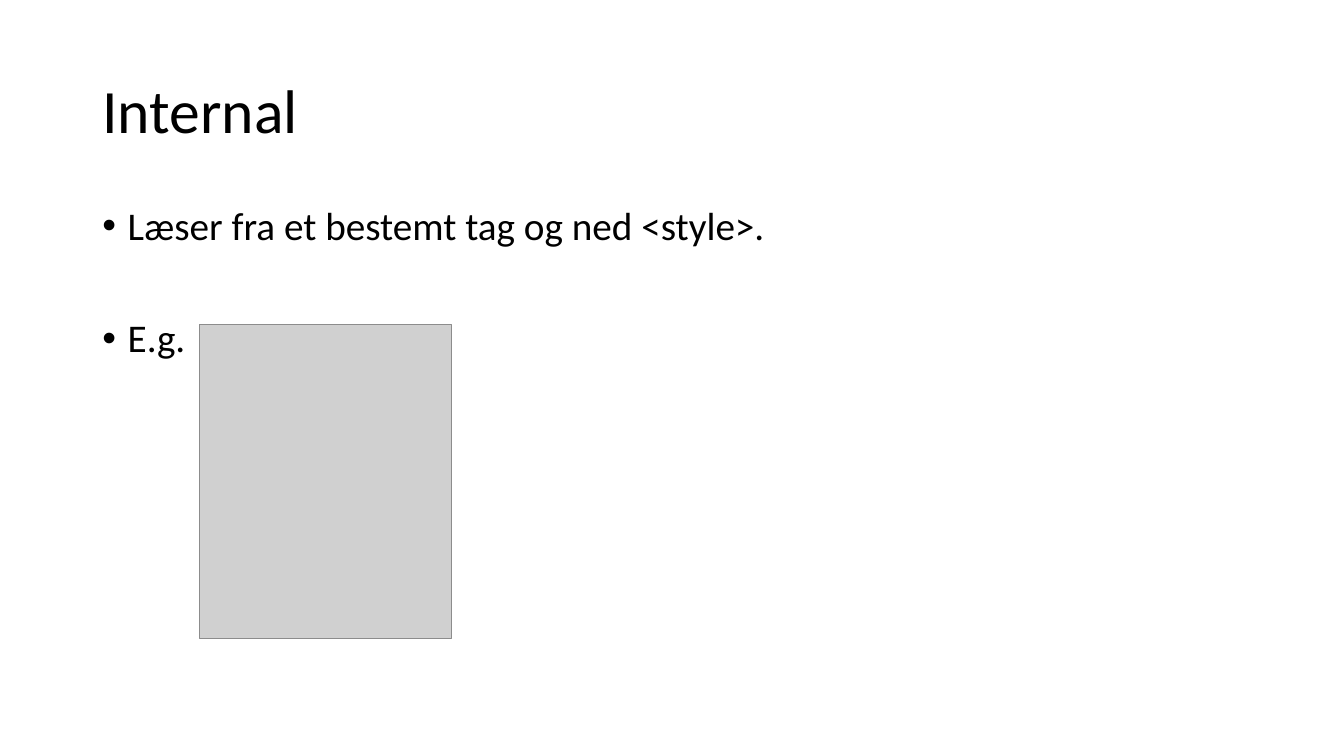
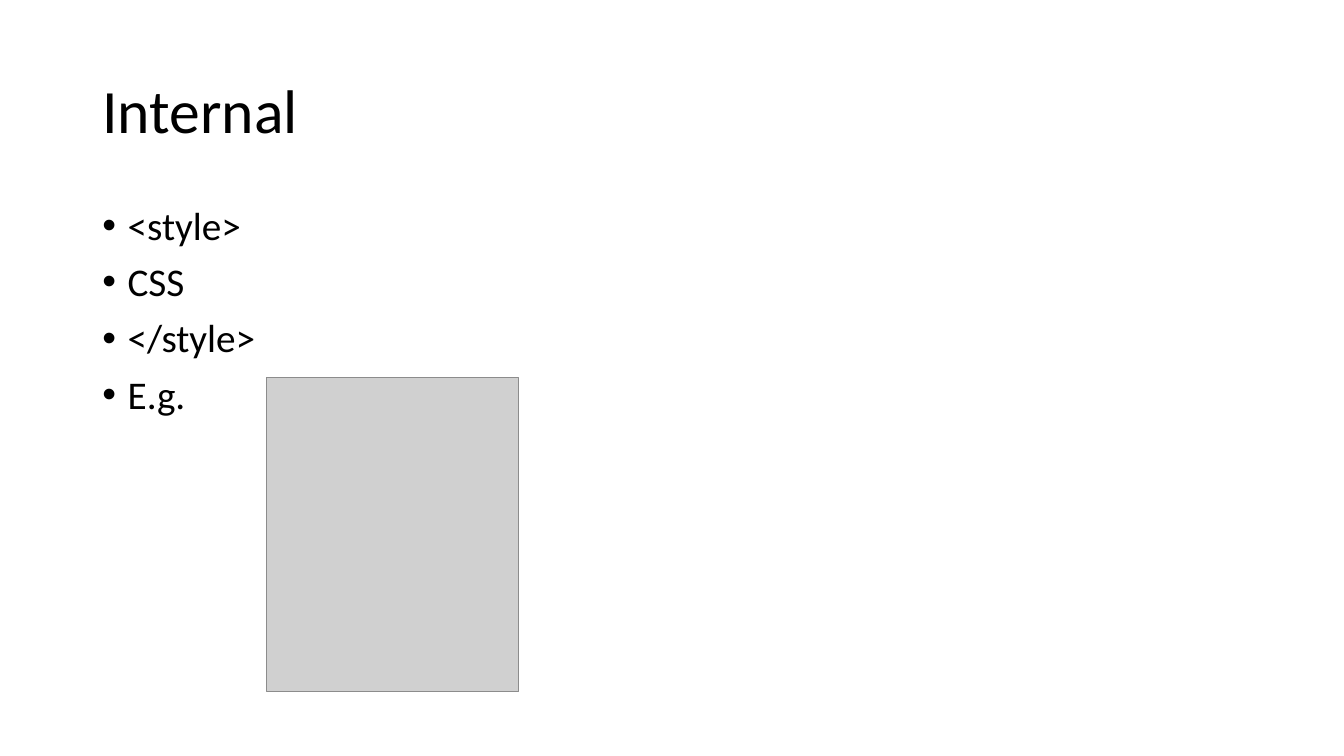
Before and after one commit to ortismal/3.-semester-SWC-TEK-slides, a slide deck: slide 7 of FrontendDevelopment_HTML_CSS.pptx. Drawn at 1344x756 pixels with LibreOffice and Linux fonts; fonts in the diff are those of the drawing; grey boxes stand for pictures. Boxes give left, top, right and bottom in pixels: in the first picture for what was removed or moved away, otherwise in the second. Text is boxed around its words. In the diff, an @@ line names an element or a change of style, - is before the commit and + after.

```diff
--- a/FrontendDevelopment_HTML_CSS.pptx
+++ b/FrontendDevelopment_HTML_CSS.pptx
@@ text at [128, 212, 256, 359]: text changed @@
-• Læser fra et bestemt tag og ned <style>.
+• <style>
+• CSS
+• </style>
@@ picture: place and size @@
-picture at [200, 325, 452, 638]
+picture at [267, 378, 519, 692]
```
Also in this commit, not shown: 4 other slides changed, 2 slides added, 2 slides removed, 9 other files.
